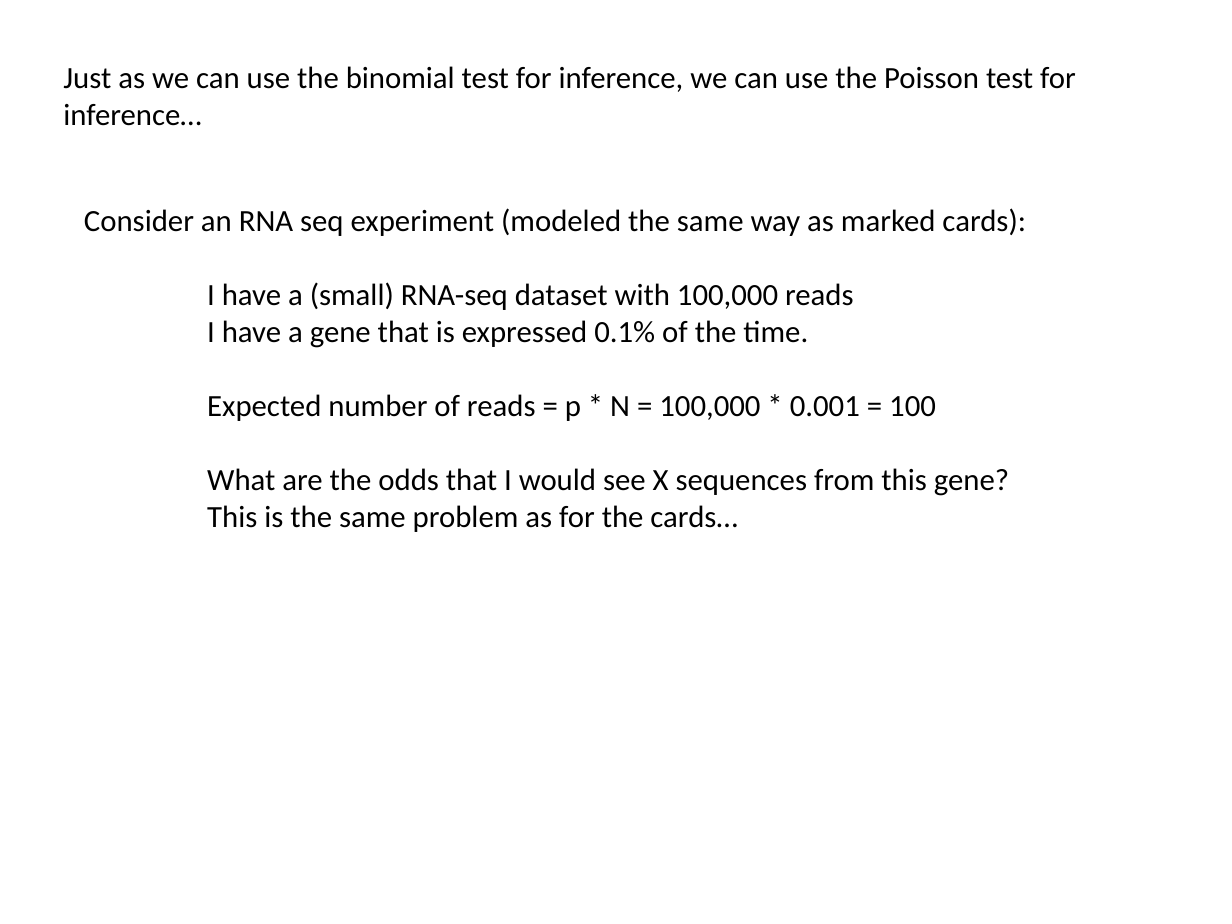
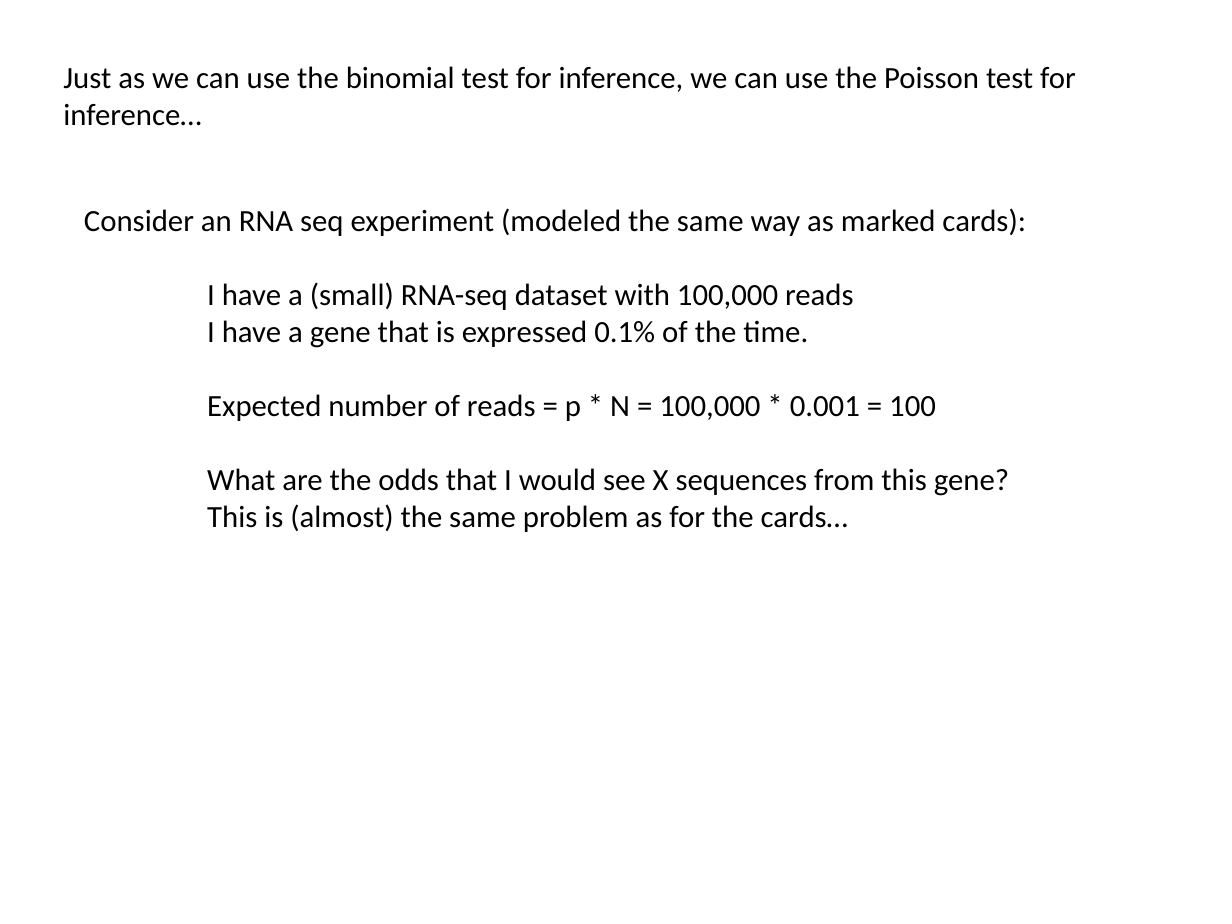
Before and after one commit to afodor/afodor.github.io, a slide deck: slide 30 of classes/stats2015/Lecture7.pptx. Drawn at 1232x924 pixels with LibreOffice and Linux fonts; fonts in the diff are those of the drawing. Boxes give left, top, right and bottom in pixels: in the first picture for what was removed or moved away, otherwise in the second. Text is boxed around its words. In the diff, an @@ line names an element or a change of style, - is before the commit and + after.

Commit message:
fix a few small typos...

```diff
--- a/classes/stats2015/Lecture7.pptx
+++ b/classes/stats2015/Lecture7.pptx
@@ text at (x1=207, y1=504, x2=848, y2=532): text changed @@
-This is the same problem as for the cards…
+This is (almost) the same problem as for the cards…
```
Also in this commit, not shown: 6 other slides changed.
